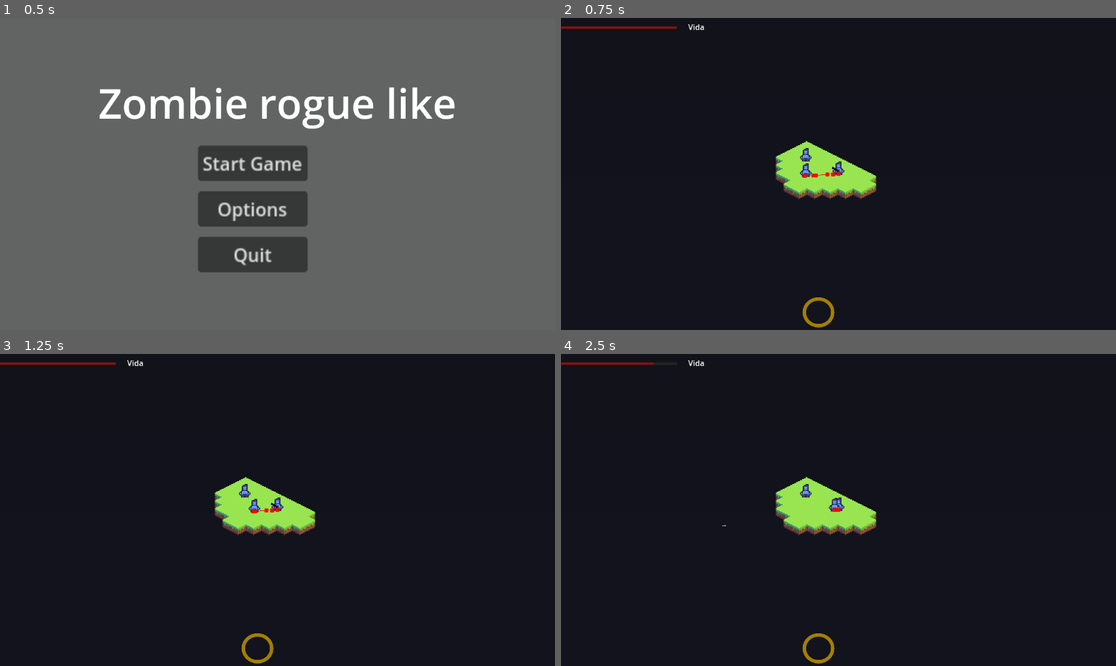
Above: before the commit, frames 1-4 (two rows, left to right).
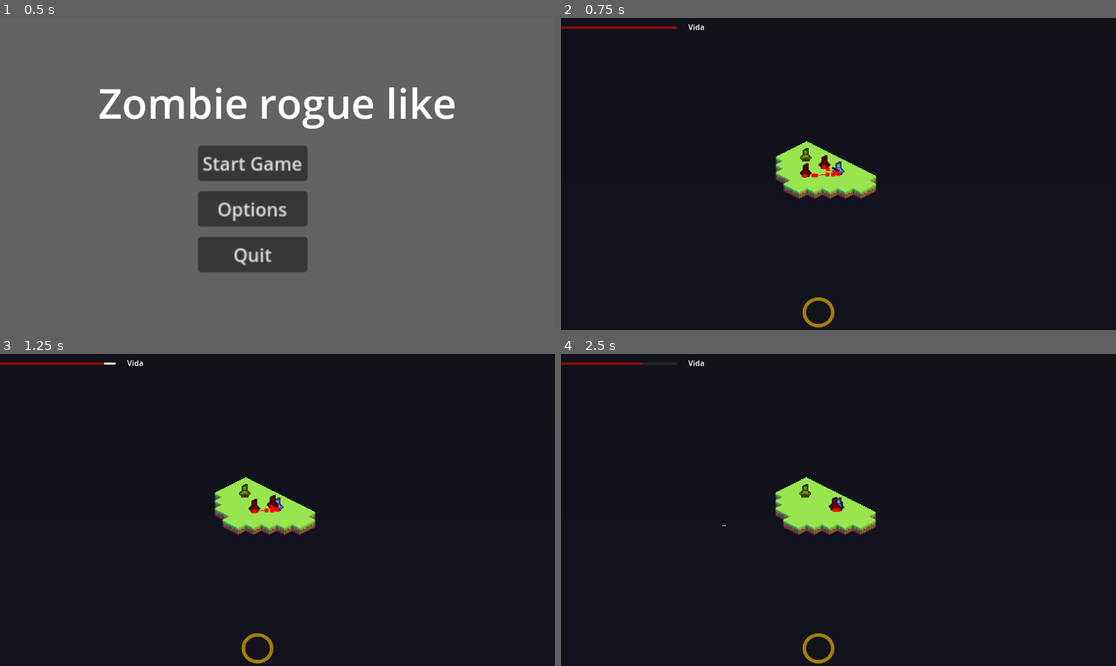
Above: after the commit, the same moments.

Repository: Kennykiller36/project-rogue-zombie
Game: Godot game, scene res://scenes/main_menu_scene/main_menu.tscn
Same seed, same stepped clock (60 frames per second), same inputs: the game is played once before the commit and once after it.
Inputs (mouse positions are in pixels of both pictures, inside the frame that each line leads up to):
- Up to frame 1 (0.5 s): no input
- Up to frame 2 (0.75 s): click "Start Game" at 0.5 s
- Up to frame 3 (1.25 s): no input
- Up to frame 4 (2.5 s): tap Enter at 1.25 s; move the mouse to (960, 494) at 1.27 s; hold X (loseHealth) 1.28-2 s; click (960, 494) at 1.42 s; drag from (727, 525) to (838, 503) at 2.02 s

Frame 1 is identical in both runs. In frame 2, 0.2% of the frame differs, in the area x 43-50%, y 41-52%; in frame 3, 0.2%; in frame 4, 0.3%, in the area x 14-57%, y 2-59%.

Commit message:
Add detecção automatica do player pelo zumbi e dar cor a ele e o NPC da run

Diff:
--- a/entidades/npc_dialogo/npc_da_run.tscn
+++ b/entidades/npc_dialogo/npc_da_run.tscn
@@ -24,6 +24,7 @@
 texture_filter = 1
 position = Vector2(0, -6)
 texture = ExtResource("2_xnr2q")
+modulate = Color(1, 1, 0, 1)
 
 [node name="Area2D" type="Area2D" parent="." groups=["npc"]]
 
--- a/entidades/zumbi/zumbi.gd
+++ b/entidades/zumbi/zumbi.gd
@@ -1,34 +1,46 @@
 extends CharacterBody2D
 
-@export var dano:int
-@export var saude:int
-const speed=20
-@export var player:Node2D
-@onready var nav_agent:=$NavigationAgent2D as NavigationAgent2D
+@export var dano: int
+@export var saude: int
+const speed := 20
 
-##Vida e dano do inimigo
-func diminuir_vida(dano: int):
+var player: Node2D
+@onready var nav_agent := $NavigationAgent2D as NavigationAgent2D
+
+## Vida e dano do inimigo
+func diminuir_vida(dano: int) -> void:
 	if saude <= 0:
 		queue_free()
+		return
 	saude -= dano
 
 func _on_area_2d_area_entered(area: Area2D) -> void:
 	if area.is_in_group("player"):
-		var player = area.get_parent()
-		player.diminuir_vida(dano)
+		var player_node := area.get_parent()
+		if player_node.has_method("diminuir_vida"):
+			player_node.diminuir_vida(dano)
 
+## Navegação
+func _physics_process(delta: float) -> void:
+	if not player:
+		return
 
-##Navegação
-func _physics_process(delta: float) -> void:
-	var dir=to_local(nav_agent.get_next_path_position()).normalized()
-	velocity=dir*speed
+	var dir := to_local(nav_agent.get_next_path_position()).normalized()
+	velocity = dir * speed
 	move_and_slide()
 
-func makePath()-> void:
-	nav_agent.target_position=player.global_position
+func makePath() -> void:
+	if player:
+		nav_agent.target_position = player.global_position
 
 func _on_timer_timeout() -> void:
 	makePath()
 
 func _ready() -> void:
+	find_player()
 	makePath()
+
+func find_player() -> void:
+	player = get_tree().get_first_node_in_group("player") as Node2D
+	if not player:
+		push_warning("Enemy spawned but no player found in group 'player'")
--- a/entidades/zumbi/zumbi.tscn
+++ b/entidades/zumbi/zumbi.tscn
@@ -25,6 +25,7 @@
 texture_filter = 1
 position = Vector2(0, -6)
 texture = ExtResource("2_p3pvq")
+modulate = Color(1, 0, 0, 1)
 
 [node name="Area2D" type="Area2D" parent="." groups=["inimigo"]]
 
--- a/scenes/test_scene/test_scene.tscn
+++ b/scenes/test_scene/test_scene.tscn
@@ -70,10 +70,9 @@
 scale = Vector2(42.758404, -89.53091)
 texture = SubResource("GradientTexture2D_brqnf")
 
-[node name="Zumbi" parent="." node_paths=PackedStringArray("player") instance=ExtResource("6_doi4a")]
+[node name="Zumbi" parent="." instance=ExtResource("6_doi4a")]
 position = Vector2(-20, -24)
 saude = 100
-player = NodePath("../Player")
 
 [node name="npc_da_run" parent="." instance=ExtResource("7_vrddd")]
 position = Vector2(-17, -40)
@@ -89,3 +88,6 @@
 offset_top = -29.0
 offset_right = 29.0
 offset_bottom = 29.0
+
+[node name="Zumbi2" parent="." instance=ExtResource("6_doi4a")]
+position = Vector2(0, -34)
